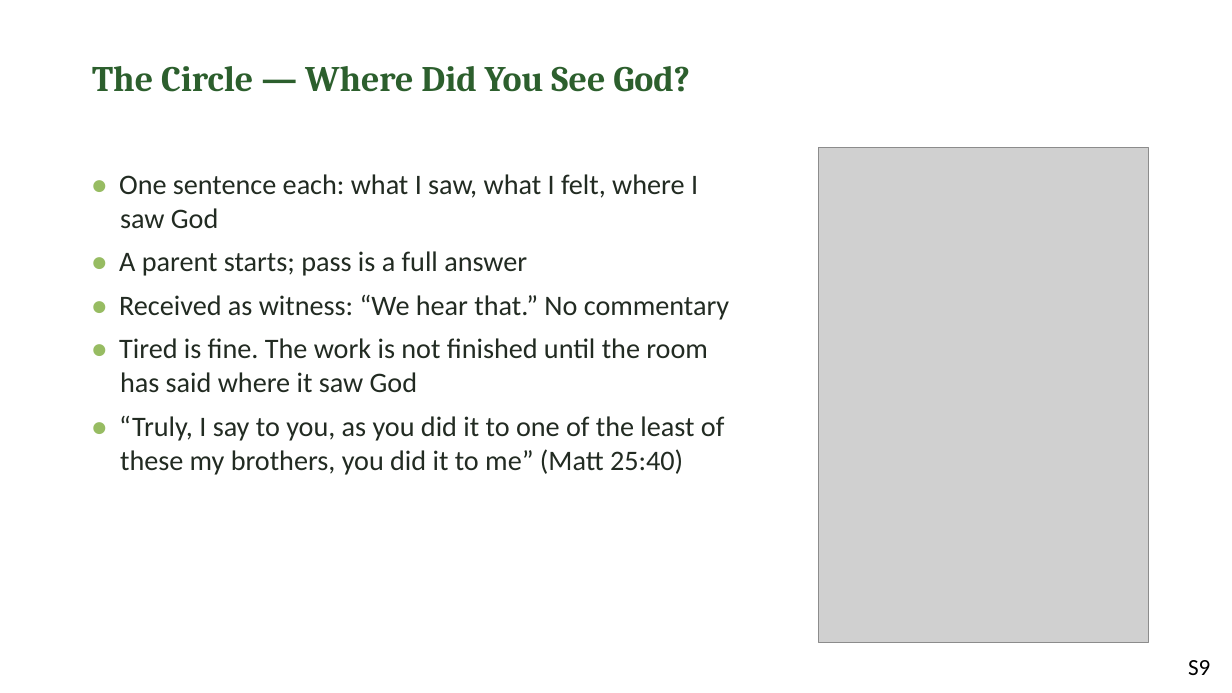
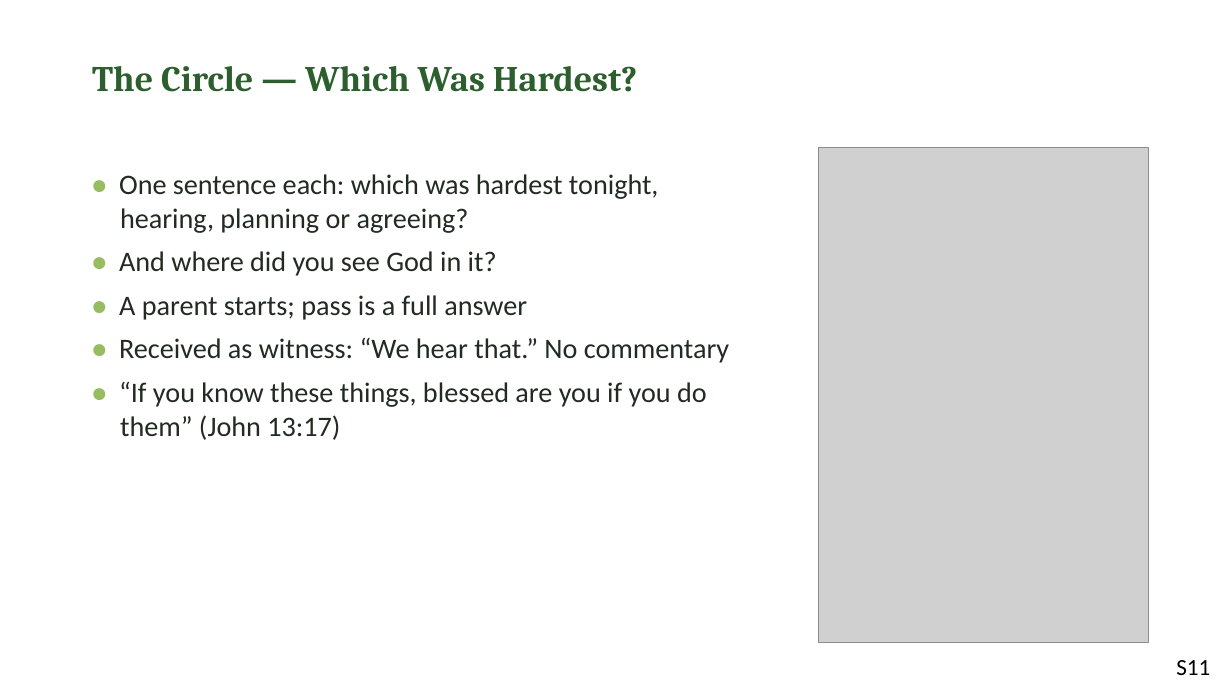
Before and after one commit to jgtittle-ministries/fellowship-of-the-heart-pilot-at-cca, a slide deck: slide 11 of docs/evening/materials/evening-13-slides.pptx (slide 9 before the commit). Drawn at 1232x693 pixels with LibreOffice and Linux fonts; fonts in the diff are those of the drawing; grey boxes stand for pictures. Boxes give left, top, right and bottom in pixels: in the first picture for what was removed or moved away, otherwise in the second. Text is boxed around its words. In the diff, an @@ line names an element or a change of style, - is before the commit and + after.

```diff
--- a/docs/evening/materials/evening-13-slides.pptx
+++ b/docs/evening/materials/evening-13-slides.pptx
@@ text at (x1=92, y1=66, x2=638, y2=92): text changed @@
-The Circle — Where Did You See God?
+The Circle — Which Was Hardest?
@@ text at (x1=119, y1=174, x2=659, y2=276): text changed @@
-• One sentence each: what I saw, what I felt, where I saw God
+• One sentence each: which was hardest tonight, hearing, planning or agreeing?
+• And where did you see God in it?
@@ text at (x1=119, y1=382, x2=707, y2=440): text changed @@
-• Tired is fine. The work is not finished until the room has said where it saw God
-• “Truly, I say to you, as you did it to one of the least of these my brothers, you did it to me” (Matt 25:40)
+• “If you know these things, blessed are you if you do them” (John 13:17)
@@ text at (x1=1176, y1=660, x2=1210, y2=675): text changed @@
-S9
+S11
```
Also in this commit, not shown: 11 other slides changed, 4 slides added, 8 other files.
